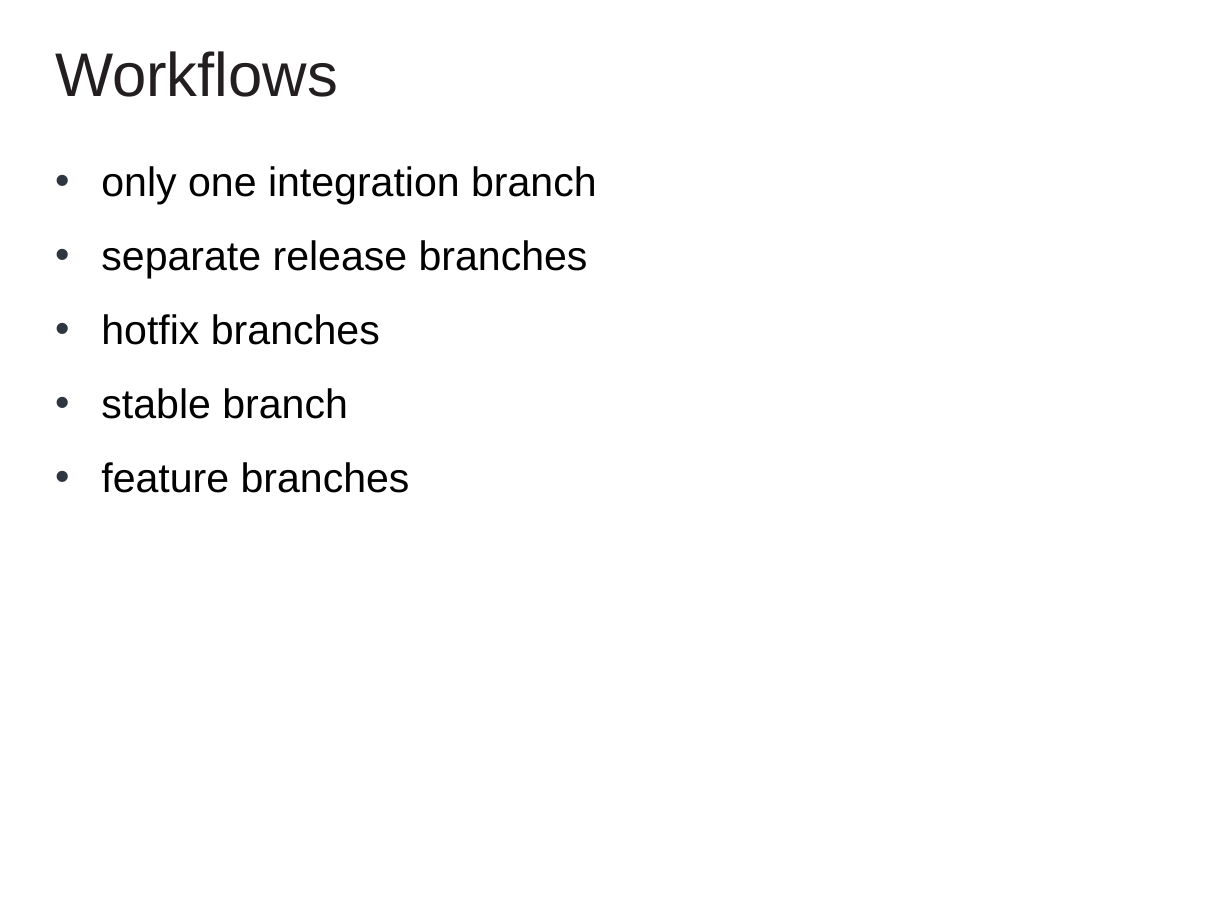
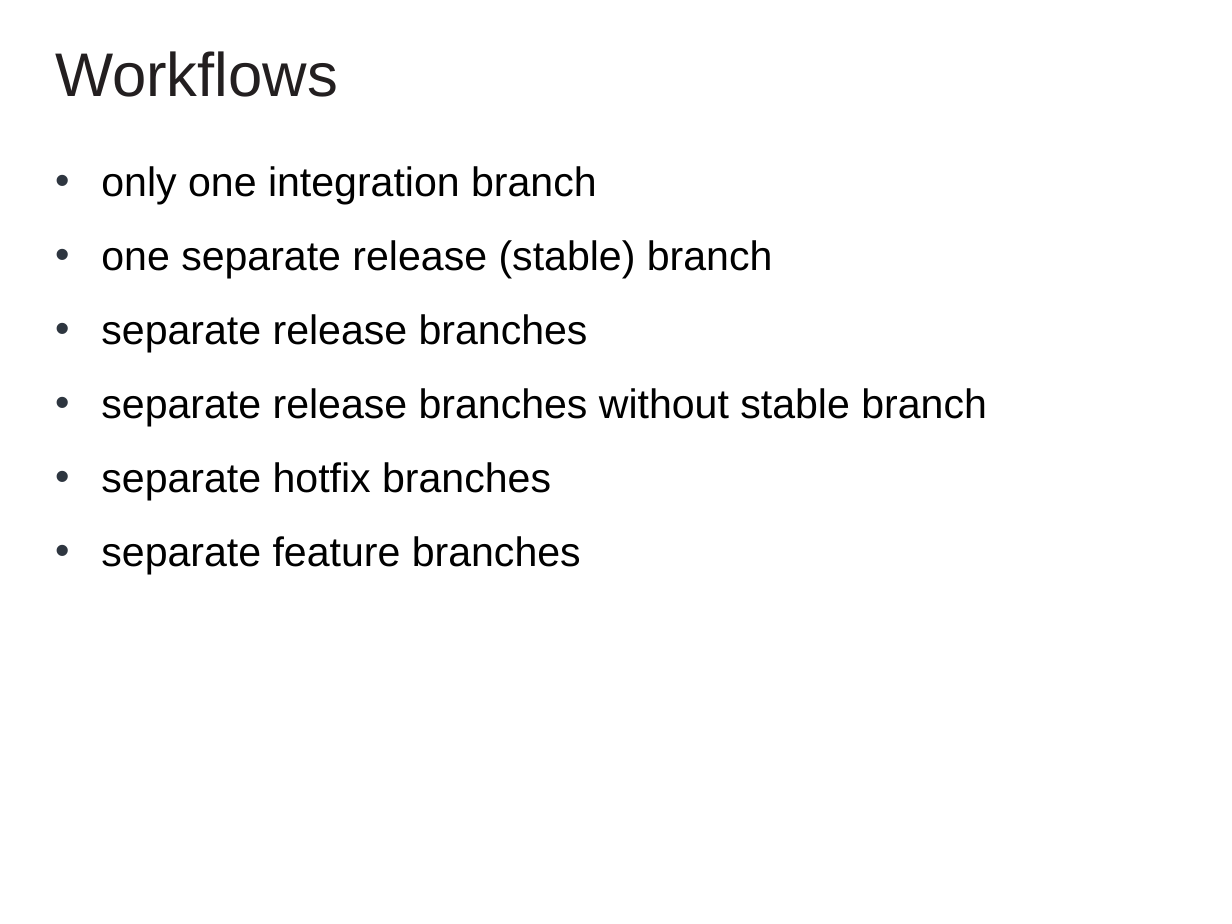
Before and after one commit to cvmocanu/git-presentation, a slide deck: slide 4 of GIT Presentation.pptx. Drawn at 1232x924 pixels with LibreOffice and Linux fonts; fonts in the diff are those of the drawing; background and template pictures are left out. Boxes give left, top, right and bottom in pixels: in the first picture for what was removed or moved away, otherwise in the second. Text is boxed around its words. In the diff, an @@ line names an element or a change of style, - is before the commit and + after.

```diff
--- a/GIT Presentation.pptx
+++ b/GIT Presentation.pptx
@@ text at [101,240,773,278]: paragraph added @@
+• one separate release (stable) branch
@@ text at [101,388,987,574]: text changed @@
-• hotfix branches
-• stable branch
-• feature branches
+• separate release branches without stable branch
+• separate hotfix branches
+• separate feature branches
```
Also in this commit, not shown: 1 other slide changed.
